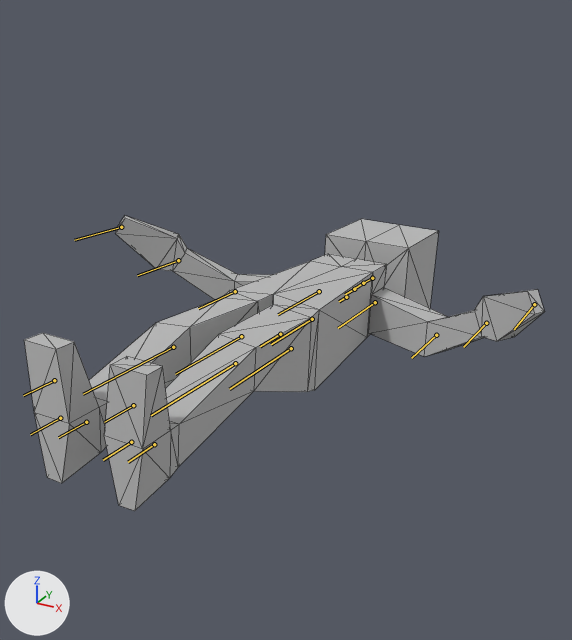
An edit to the glTF model qbo.qbo.gltf, drawn before and after from the same camera.
Camera for both pictures: a 50 mm camera at (0.86, -1.538, 0.81) aimed at (-0.019, 0.061, 0.01). The lights are fixed; the arrows at lower left show +X, +Y and +Z. The bones that bend it are drawn over the model as lines. Mesh edges are drawn as thin lines.

Names of what the first picture shows: 'Proxy'.
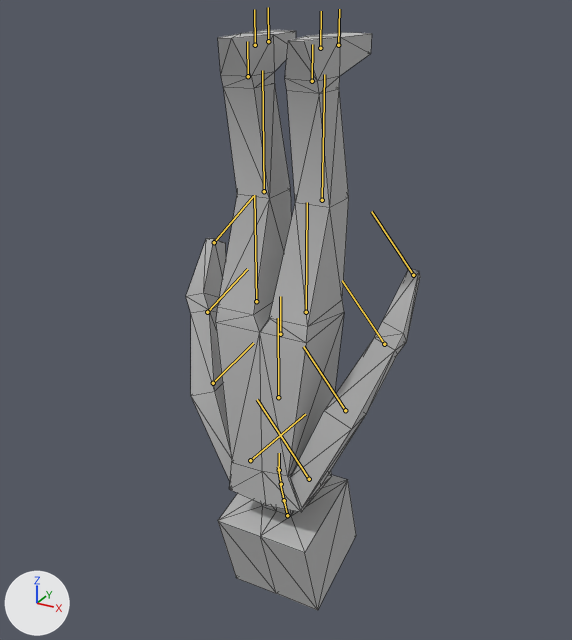
The newer file adds an action. The first version stands in its rest pose; the second is drawn at frame 0 of the action 'res___qbo_animation_02'.

Edits to the bpy script that builds the scene:
```text
Change bone_torso_joint_1:
    where bone_torso_joint_1 = bpy.data.objects['qboRoot'].pose.bones['torso_joint_1']
    bone_torso_joint_1.rotation_quaternion: (1.0, 0.0, 0.0, 0.0) -> (0.733, -0.68, 0.002, 0.002)  # degrees (0, 0, 0) -> degrees (-86, 0, 0)
Change bone_arm_joint_l_1:
    where bone_arm_joint_l_1 = bpy.data.objects['qboRoot'].pose.bones['arm_joint_L_1']  # child of 'torso_joint_3'
    bone_arm_joint_l_1.rotation_quaternion: (1.0, 0.0, 0.0, 0.0) -> (0.937, -0.032, 0.023, 0.347)  # degrees (0, 0, 0) -> degrees (-3, 4, 41)
Change bone_arm_joint_r_1:
    where bone_arm_joint_r_1 = bpy.data.objects['qboRoot'].pose.bones['arm_joint_R_1']  # child of 'torso_joint_3'
    bone_arm_joint_r_1.rotation_quaternion: (1.0, 0.0, 0.0, 0.0) -> (0.935, 0.004, 0.05, -0.35)  # degrees (0, 0, 0) -> degrees (-2, 5, -41)
Change bone_neck_joint_1:
    where bone_neck_joint_1 = bpy.data.objects['qboRoot'].pose.bones['neck_joint_1']  # child of 'torso_joint_3'
    bone_neck_joint_1.rotation_quaternion: (1.0, 0.0, 0.0, 0.0) -> (0.993, 0.121, 0.0, 0.0)  # degrees (0, 0, 0) -> degrees (14, 0, 0)
Change bone_neck_joint_2:
    where bone_neck_joint_2 = bpy.data.objects['qboRoot'].pose.bones['neck_joint_2']  # child of 'neck_joint_1'
    bone_neck_joint_2.rotation_quaternion: (1.0, 0.0, 0.0, 0.0) -> (0.999, 0.036, 0.0, 0.0)  # degrees (0, 0, 0) -> degrees (4, 0, 0)
```

Location of each change, [x1, y1, x2, y2] in pixels of the pictures (572 x 640 px):
'Proxy', posed (55% narrower, 96% taller): before [24, 216, 544, 511]; after [186, 30, 420, 610]
bone 'torso_joint_1', root to tip: before (280, 334) to (260, 346); after (280, 334) to (280, 296)
bone 'arm_joint_L_1', root to tip: before (375, 302) to (338, 328); after (309, 479) to (257, 399)
bone 'arm_joint_R_1', root to tip: before (319, 291) to (278, 314); after (250, 460) to (305, 414)
bone 'neck_joint_1', root to tip: before (354, 289) to (345, 294); after (281, 484) to (278, 466)
bone 'neck_joint_2', root to tip: before (363, 283) to (354, 288); after (284, 500) to (280, 485)
